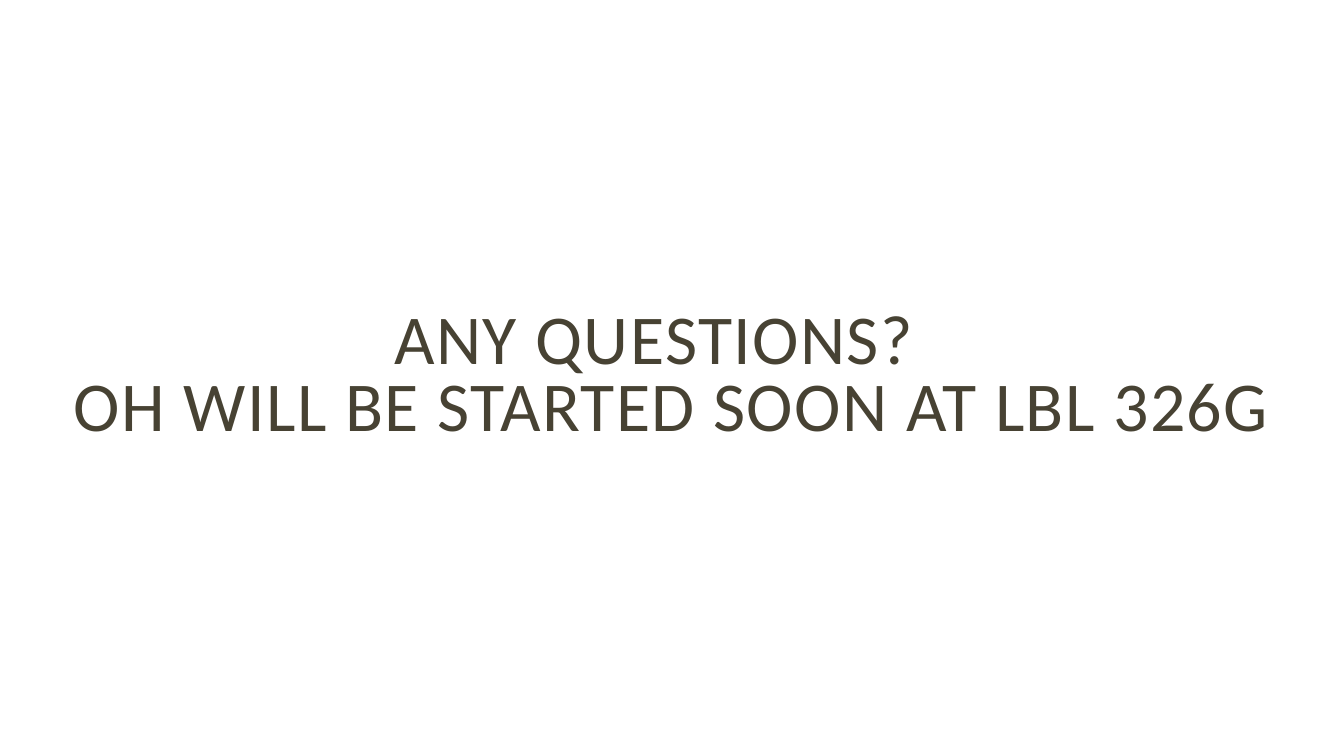
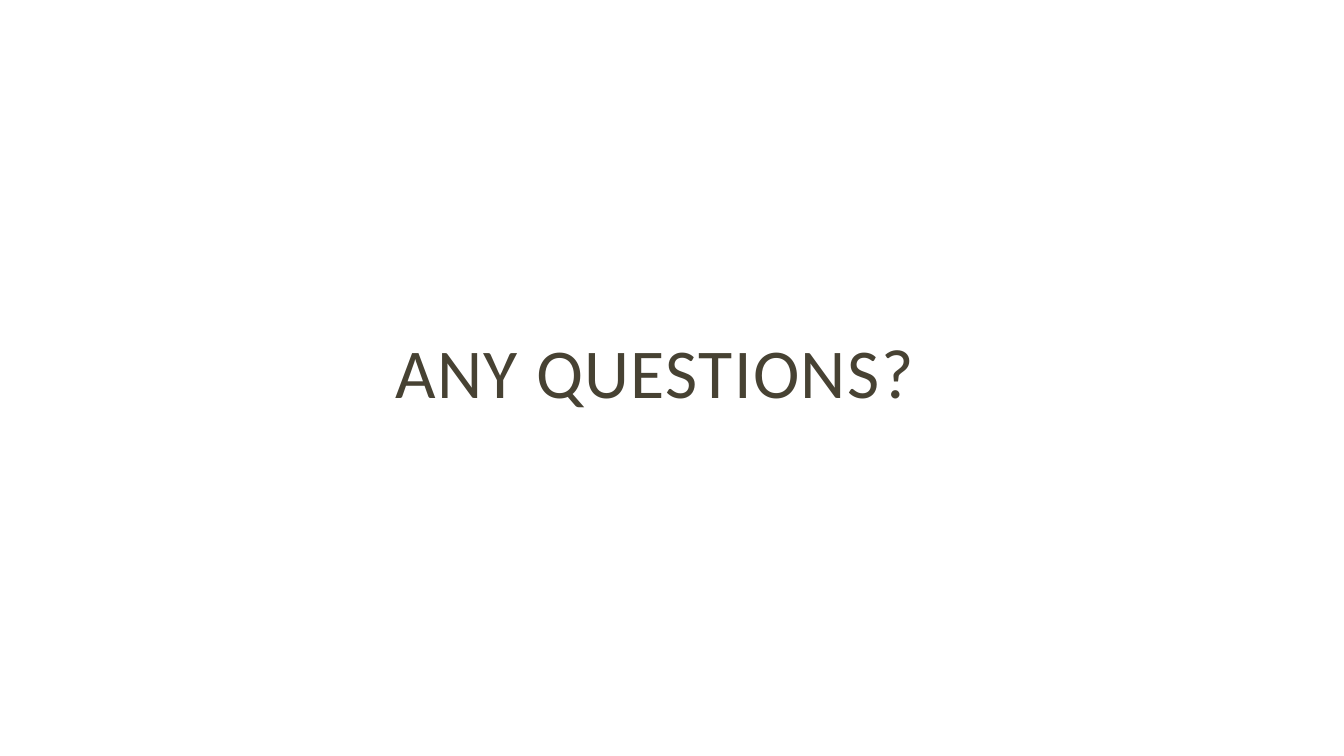
Before and after one commit to kevin-wang-2/Jigang-VG101-RC-for-Matlab, a slide deck: slide 16 of Big RC/VG101Jigang Mid1 WKB.pptx (slide 22 before the commit). Drawn at 1344x756 pixels with LibreOffice and Linux fonts; fonts in the diff are those of the drawing. Boxes give left, top, right and bottom in pixels: in the first picture for what was removed or moved away, otherwise in the second. Text is boxed around its words. In the diff, an @@ line names an element or a change of style, - is before the commit and + after.

```diff
--- a/Big RC/VG101Jigang Mid1 WKB.pptx
+++ b/Big RC/VG101Jigang Mid1 WKB.pptx
@@ title at (x1=395, y1=350, x2=913, y2=408): text changed @@
-ANY QUESTIONS?
-OH WILL BE STARTED SOON AT LBL 326G
+ANY QUESTIONS?
```
Also in this commit, not shown: 3 other slides changed, 12 slides added, 18 slides removed.
